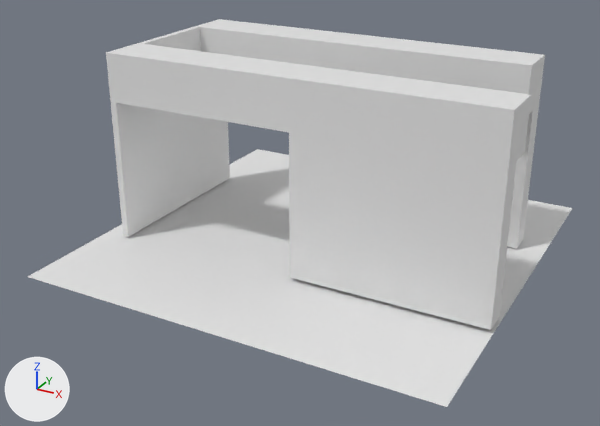
Renders of the glTF model res/area1.glb from each side of a commit.
Before and after are seen from a camera (50 mm lens) standing at (10.73, -21.05, 11.25) and looking at (-0.29, -1.01, 1.23). Lighting does not change. The marker at lower left points along +X, +Y and +Z. Where no turn or scale is listed for an object, it has been applied to the vertices.
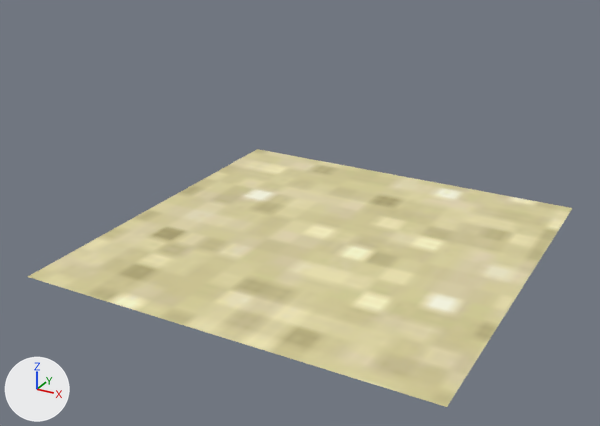
The newer file is also rescaled (x1.924) as a whole; pictures and numbers use the older file's frame.

The change, as a diff of the scene's bpy script:
```diff
--- a/res/area1.glb.py
+++ b/res/area1.glb.py
@@ img_test @@
+img_test = load_image('test', '_unpacked/test', 64, 64, 'sRGB')
@@ mat_material_001 @@
+mat_material_001 = principled_material('Material.001')
+mat_material_001.texture = img_test
@@ me_plane @@
 me_plane.from_pydata(...)  # 4 vertices, 2 faces; spans x -1.0..1.0, y -1.0..1.0, z 0.0
+me_plane.materials.append(mat_material_001)  # picture img_test
@@ ob_plane @@
 ob_plane.location = (0.0, 0.0, 0.0)
-ob_plane.scale = (6.3, 6.3, 1.0)
+ob_plane.scale = (6.3, 6.3, 0.52)
@@ ob_cube @@
-ob_cube = bpy.data.objects.new('Cube', me_cube_001)
-ob_cube.location = (-5.51, 0.0, 2.96)
```

Boxes [x1, y1, x2, y2] around the edits, measured in the pictures (600 x 426 px):
'Cube', deleted: before [106, 19, 545, 330]
'Plane', recoloured, rescaled (white to beige): [28, 149, 572, 407] in both
